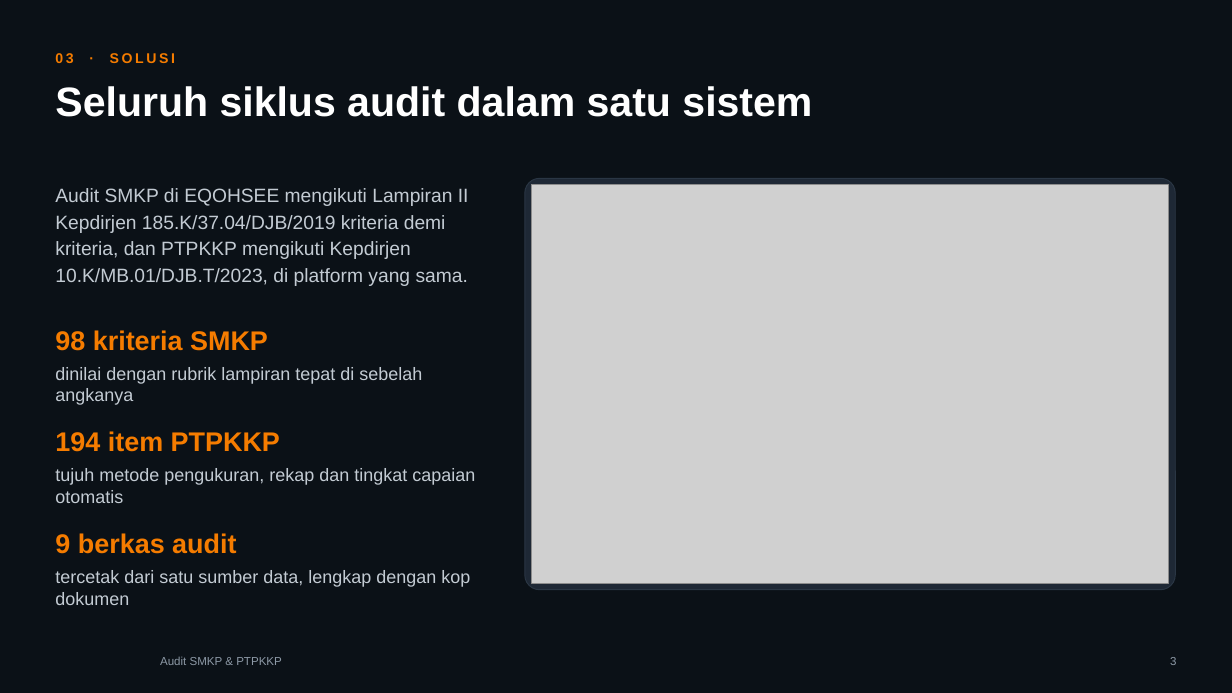
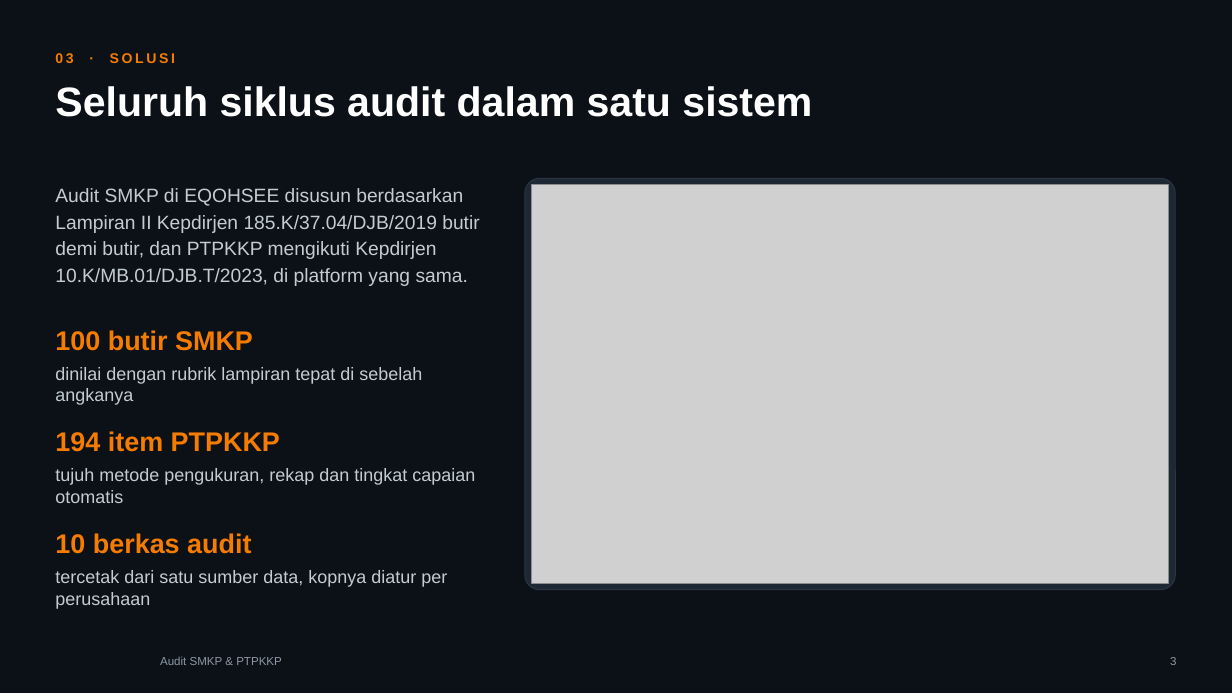
Before and after one commit to ozuby24/EQOHSEE, a slide deck: slide 3 of docs/jual/smkp/Promosi-Audit-SMKP-PTPKKP-EQOHSEE.pptx. Drawn at 1232x693 pixels with LibreOffice and Linux fonts; fonts in the diff are those of the drawing; grey boxes stand for pictures; background and template pictures are left out. Boxes give left, top, right and bottom in pixels: in the first picture for what was removed or moved away, otherwise in the second. Text is boxed around its words. In the diff, an @@ line names an element or a change of style, - is before the commit and + after.

```diff
--- a/docs/jual/smkp/Promosi-Audit-SMKP-PTPKKP-EQOHSEE.pptx
+++ b/docs/jual/smkp/Promosi-Audit-SMKP-PTPKKP-EQOHSEE.pptx
@@ text at (55, 188, 479, 286): text changed @@
-Audit SMKP di EQOHSEE mengikuti Lampiran II Kepdirjen 185.K/37.04/DJB/2019 kriteria demi kriteria, dan PTPKKP mengikuti Kepdirjen 10.K/MB.01/DJB.T/2023, di platform yang sama.
+Audit SMKP di EQOHSEE disusun berdasarkan Lampiran II Kepdirjen 185.K/37.04/DJB/2019 butir demi butir, dan PTPKKP mengikuti Kepdirjen 10.K/MB.01/DJB.T/2023, di platform yang sama.
@@ text at (55, 330, 253, 351): text changed @@
-98 kriteria SMKP
+100 butir SMKP
@@ text at (55, 533, 251, 554): text changed @@
-9 berkas audit
+10 berkas audit
@@ text at (55, 570, 447, 609): text changed @@
-tercetak dari satu sumber data, lengkap dengan kop dokumen
+tercetak dari satu sumber data, kopnya diatur per perusahaan
```
Also in this commit, not shown: 12 other slides changed, 1 slide added, 1 slide removed, 2 other files.
